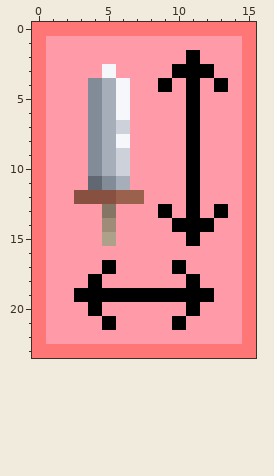
Pixel-art sprite: Ludum-Dare-51/Textures/sword-upgrade-2.png. This is how it looked before the edit.
The file is 16x24 pixels.
The result:
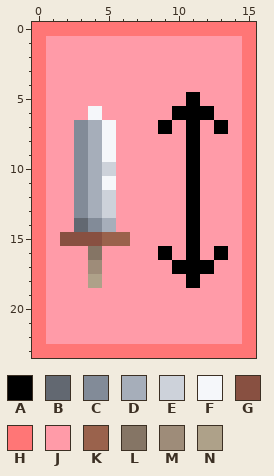
Palette (. is transparent): A #000000  B #626871  C #828b98  D #a6aeba  E #cdd2da  F #f5f7fa  G #885041  H #ff7676  J #ff9ba8  K #9a624c  L #857565  M #9e8c79  N #aea189
Message: sword length upgrades
Diff:
{"y":2,"x":11,"old":"A","new":"J"}
{"y":3,"x":5,"old":"F","new":"J"}
{"y":3,"x":10,"old":"AAA","new":"JJJ"}
{"y":4,"x":4,"old":"CDF","new":"JJJ"}
{"y":4,"x":9,"old":"A","new":"J"}
{"y":4,"x":11,"old":"A","new":"J"}
{"y":4,"x":13,"old":"A","new":"J"}
{"y":5,"x":4,"old":"CDF","new":"JJJ"}
{"y":6,"x":4,"old":"CDF","new":"FJJ"}
{"y":6,"x":10,"old":"J","new":"A"}
{"y":6,"x":12,"old":"J","new":"A"}
{"y":7,"x":3,"old":"JCDE","new":"CDFJ"}
{"y":7,"x":9,"old":"J","new":"A"}
{"y":7,"x":13,"old":"J","new":"A"}
{"y":8,"x":3,"old":"JCDF","new":"CDFJ"}
{"y":9,"x":3,"old":"JCDE","new":"CDFJ"}
{"y":10,"x":3,"old":"JCDE","new":"CDEJ"}
{"y":11,"x":3,"old":"JBCD","new":"CDFJ"}
{"y":12,"x":3,"old":"GGGKK","new":"CDEJJ"}
{"y":13,"x":3,"old":"JJL","new":"CDE"}
{"y":13,"x":9,"old":"A","new":"J"}
{"y":13,"x":13,"old":"A","new":"J"}
{"y":14,"x":3,"old":"JJM","new":"BCD"}
{"y":14,"x":10,"old":"A","new":"J"}
{"y":14,"x":12,"old":"A","new":"J"}
{"y":15,"x":2,"old":"JJJNJ","new":"GGGKK"}
{"y":16,"x":4,"old":"J","new":"L"}
{"y":16,"x":9,"old":"J","new":"A"}
{"y":16,"x":11,"old":"J","new":"A"}
{"y":16,"x":13,"old":"J","new":"A"}
{"y":17,"x":4,"old":"JA","new":"MJ"}
{"y":17,"x":11,"old":"JJ","new":"AA"}
{"y":18,"x":4,"old":"A","new":"N"}
{"y":19,"x":3,"old":"AAAAAAAAAA","new":"JJJJJJJJJJ"}
{"y":20,"x":4,"old":"A","new":"J"}
{"y":20,"x":11,"old":"A","new":"J"}
{"y":21,"x":5,"old":"A","new":"J"}
{"y":21,"x":10,"old":"A","new":"J"}
{"label":"changed","picture_box":[60,50,228,330]}
